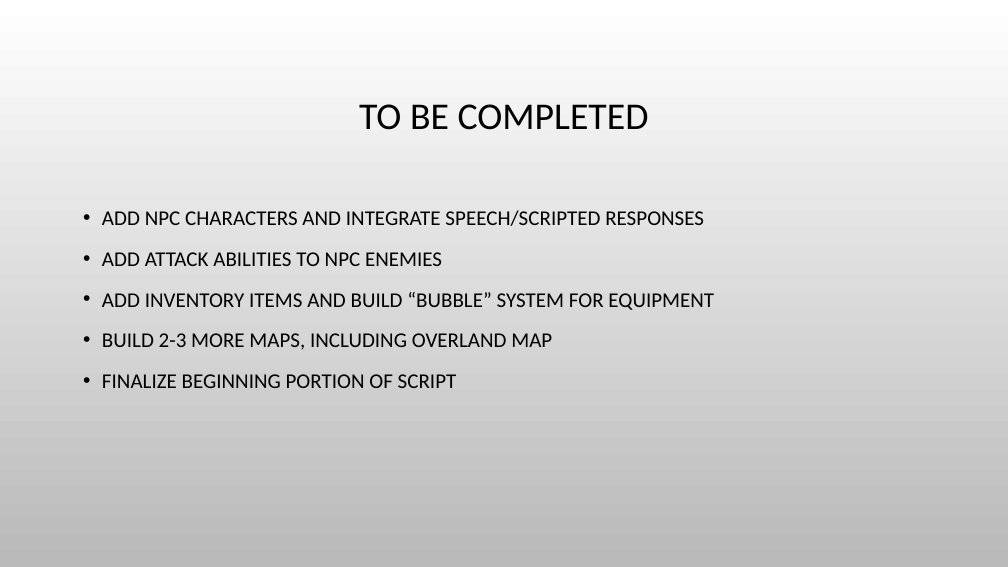
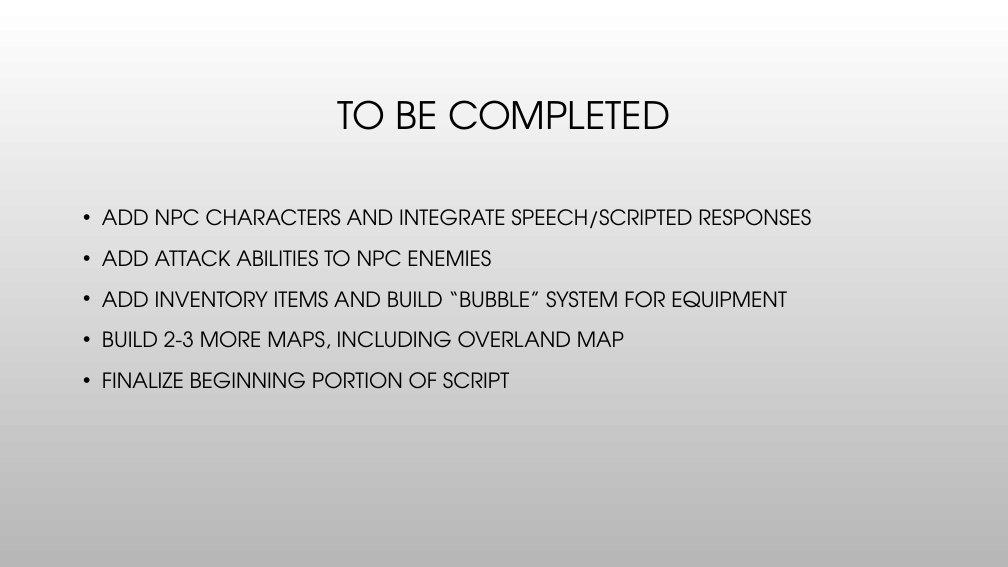
Before and after one commit to hanselrd/bubble-warrior-adventures, a slide deck: slide 7 of docs/presentation.pptx (slide 4 before the commit). Drawn at 1008x567 pixels with LibreOffice and Linux fonts; fonts in the diff are those of the drawing; background and template pictures are left out. Boxes give left, top, right and bottom in pixels: in the first picture for what was removed or moved away, otherwise in the second. Text is boxed around its words. In the diff, an @@ line names an element or a change of style, - is before the commit and + after.

```diff
--- a/docs/presentation.pptx
+++ b/docs/presentation.pptx
@@ title "TO BE COMPLETED" at bbox=[338, 100, 670, 130]: font Calibri to TeX Gyre Adventor; indent changed @@
@@ text "ADD NPC CHARACTERS AND INTEGRATE ..." at bbox=[102, 209, 811, 389]: font Calibri to TeX Gyre Adventor; less space between paragraphs @@
```
Also in this commit, not shown: 4 other slides changed, 4 slides added.
